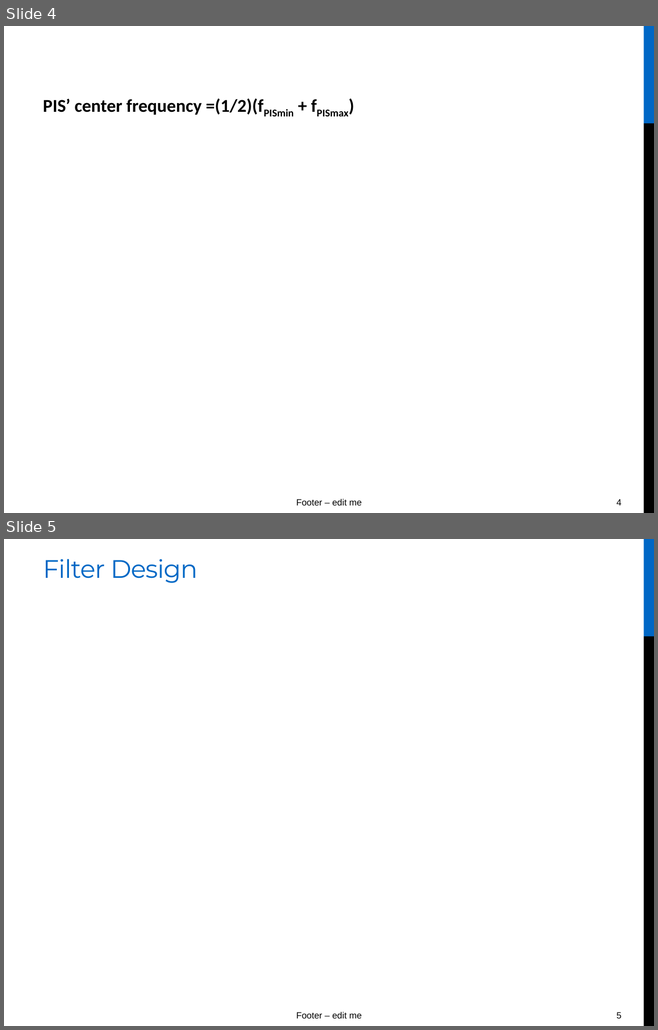
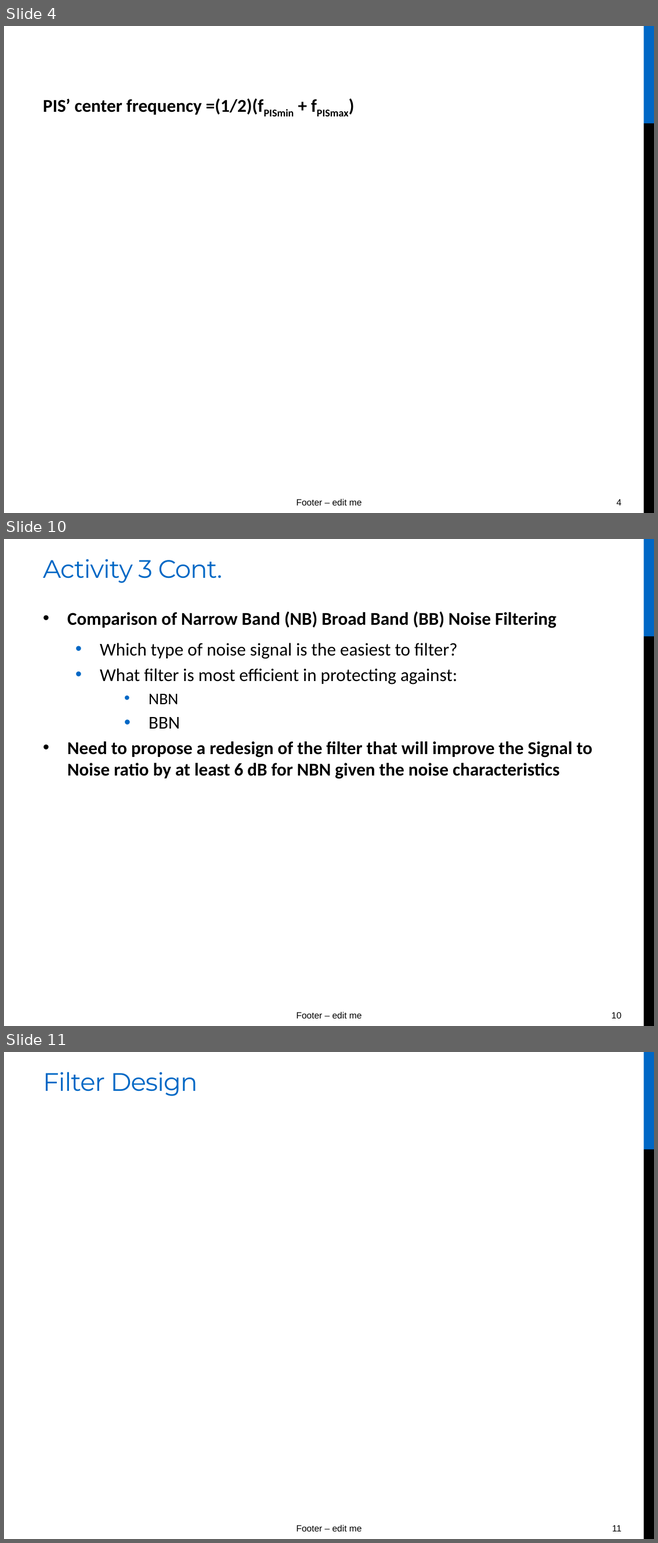
Before and after one commit to ChadwickyN/DSP_Project, a slide deck: FINAl_PRESENTATION.pptx. Shown one above the other, each under a label of ours: slides 4 and 5 before the commit, slides 4, 10 and 11 after it; the slides between them are not shown. The pictures are 658x1030 and 658x1543 pixels, drawn with LibreOffice and Linux fonts; fonts in the diff are those of the drawing. Boxes give left, top, right and bottom in pixels: in the first picture for what was removed or moved away, otherwise in the second. Text is boxed around its words. In the diff, an @@ line names an element or a change of style, - is before the commit and + after.

```diff
--- a/FINAl_PRESENTATION.pptx
+++ b/FINAl_PRESENTATION.pptx
@@ slide 10 added at box(4, 539, 654, 1026), background #FFFFFF; not listed: 4 template elements that a slide beside it also shows @@
@@ title added at box(43, 559, 223, 583), 28 pt, text #0067C5 @@
+Activity 3 Cont.
@@ text added at box(67, 611, 592, 779), 20 pt, text #000000, bold @@
+• Comparison of Narrow Band (NB) Broad Band (BB) Noise Filtering
+  • Which type of noise signal is the easiest to filter?
+  • What filter is most efficient in protecting against:
+    • NBN
+    • BBN
+• Need to propose a redesign of the filter that will improve the Signal to Noise ratio by at least 6 dB for NBN given the noise characteristics
@@ what was slide 5 is now slide 11 @@
@@ page number at box(612, 1525, 621, 1532): text changed @@
-5
+11
```
Also in this commit, not shown: 1 slide changed, 5 other slides added.
